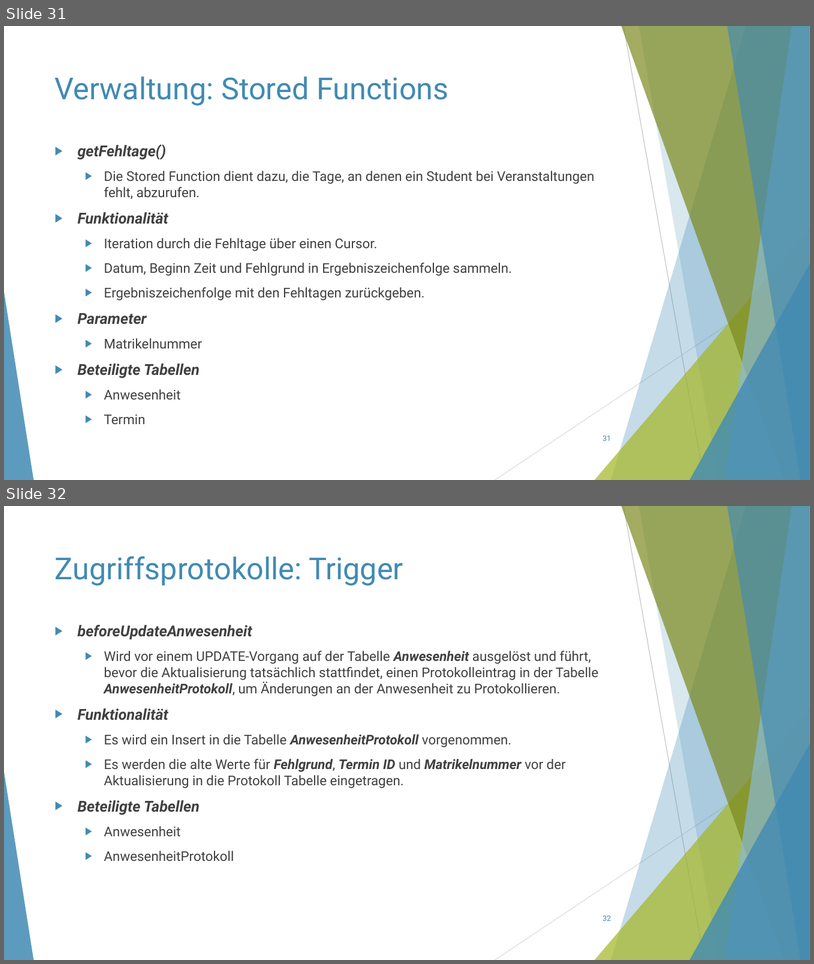
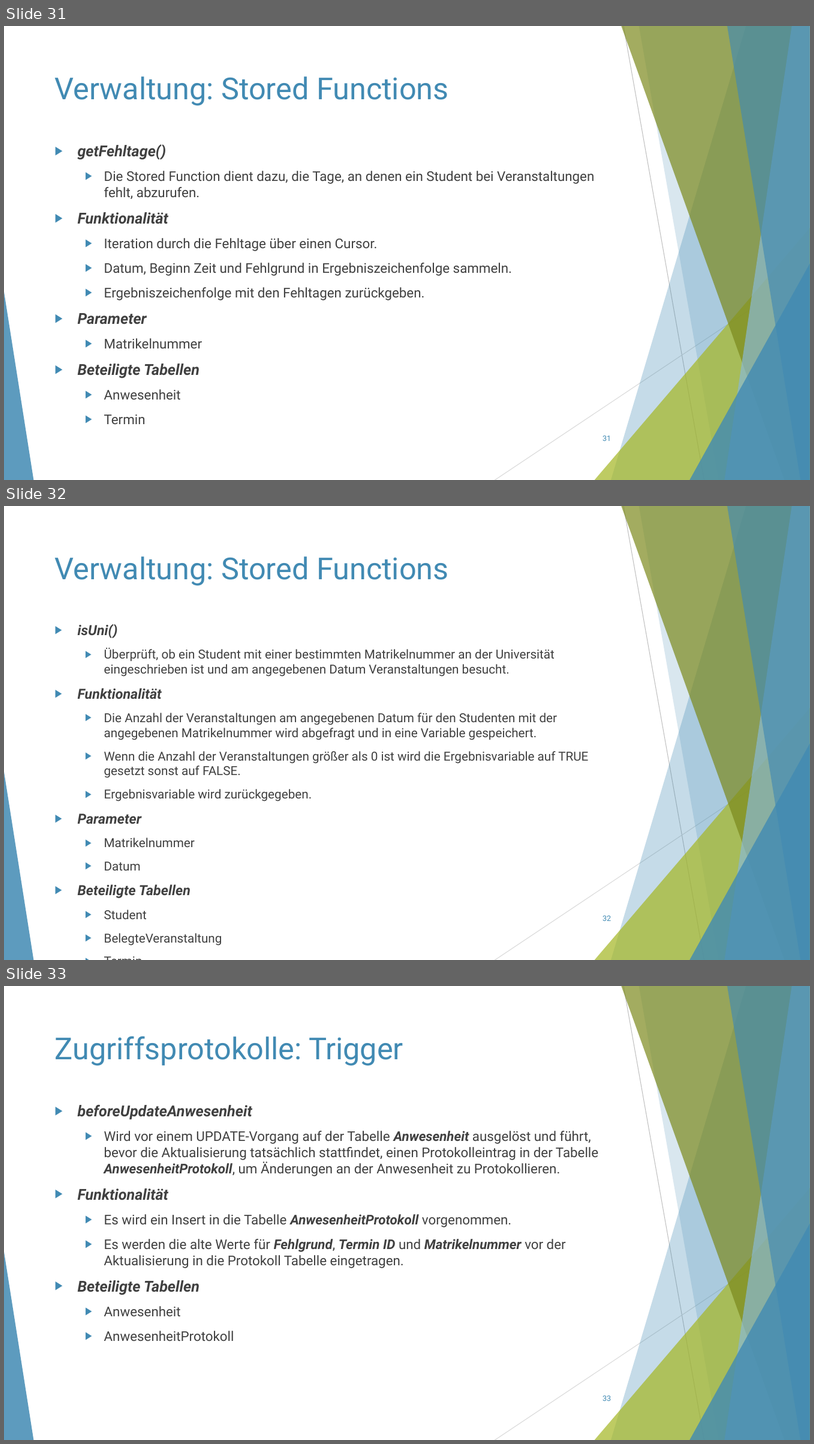
Before and after one commit to ThorbenKonopka/db_WS23_24, a slide deck: Präsentation/Präsentation.pptx. Shown one above the other, each under a label of ours: slides 31 and 32 before the commit, slides 31, 32 and 33 after it. The pictures are 814x964 and 814x1444 pixels, drawn with LibreOffice and Linux fonts; fonts in the diff are those of the drawing. Boxes give left, top, right and bottom in pixels: in the first picture for what was removed or moved away, otherwise in the second. Text is boxed around its words. In the diff, an @@ line names an element or a change of style, - is before the commit and + after.

```diff
--- a/Präsentation/Präsentation.pptx
+++ b/Präsentation/Präsentation.pptx
@@ slide 32 added at box(4, 506, 810, 960), background #FFFFFF; not listed: 10 template elements that a slide beside it also shows @@
@@ title added at box(55, 556, 449, 586), 36 pt, text #418AB3 @@
+Verwaltung: Stored Functions
@@ text added at box(78, 624, 588, 945), 14.8 pt, text #404040 @@
+▶ isUni()
+  ▶ Überprüft, ob ein Student mit einer bestimmten Matrikelnummer an der Universität eingeschrieben ist und am angegebenen Datum Veranstaltungen besucht.
+▶ Funktionalität
+  ▶ Die Anzahl der Veranstaltungen am angegebenen Datum für den Studenten mit der angegebenen Matrikelnummer wird abgefragt und in eine Variable gespeichert.
+  ▶ Wenn die Anzahl der Veranstaltungen größer als 0 ist wird die Ergebnisvariable auf TRUE gesetzt sonst auf FALSE.
+  ▶ Ergebnisvariable wird zurückgegeben.
+▶ Parameter
+  ▶ Matrikelnummer
+  ▶ Datum
+▶ Beteiligte Tabellen
+  ▶ Student
+  ▶ BelegteVeranstaltung
+  ▶ Termin
@@ page number added at box(603, 915, 611, 921), 9 pt, text #418AB3 @@
+32
@@ what was slide 32 is now slide 33 @@
@@ page number at box(603, 1395, 611, 1401): text changed @@
-32
+33
```
Also in this commit, not shown: 1 other slide added.
